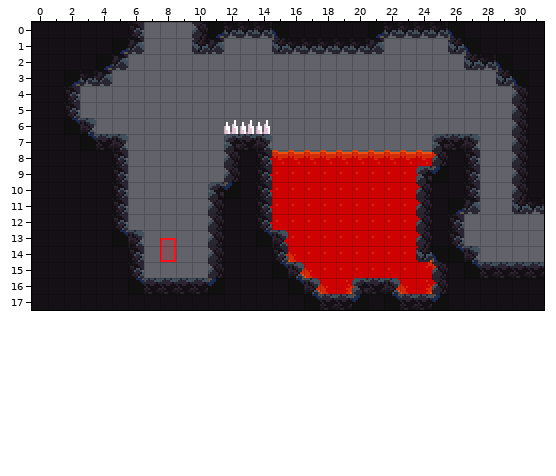
Two states of a Tiled map, Assets/Tiles/Alex/LavaIntro.tmx. The picture above was drawn from the file before the commit.
Cells are 8x8 px. Shown: x 0..31, y 0..17.
The result:
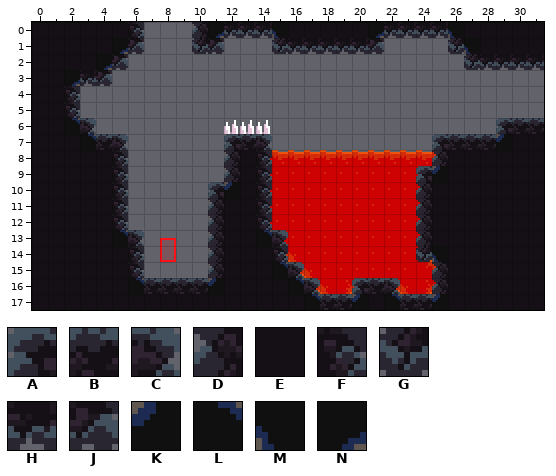
Key: from "Rocks": A 0, B 1, C 2, D 6, E 7, F 8, G 12, H 13, J 14, K 22, L 23, M 28, N 29.
_ is an empty cell.
Changes in this commit:
Layer "Ground":
y 2: x 29..31 MEE -> HHH
y 3: x 29..31 GME -> ___
y 4..5: x 30..31 DE -> __
y 6: x 29..31 _DE -> ABB
y 7: x 27..30 C__D -> BBKE
y 8..10: x 27..30 F__D -> EEEE
y 11: x 26..31 NJ__GH -> EEEEEE
y 12..13: x 26..31 F_____ -> EEEEEE
y 14: x 26..31 LC____ -> EEEEEE
y 15: x 27..31 LBBBB -> EEEEE
Changed places in both pictures, as pixel boxes (x1, y1, x2, y2):
changed: (448, 54, 544, 278)
